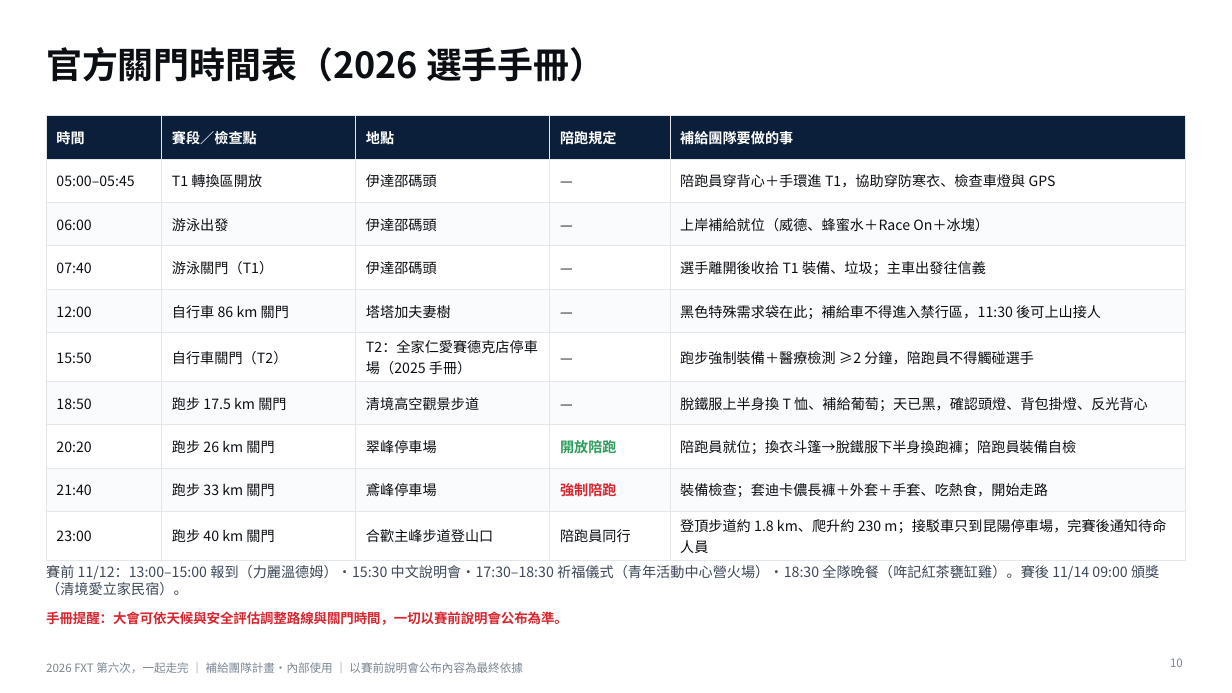
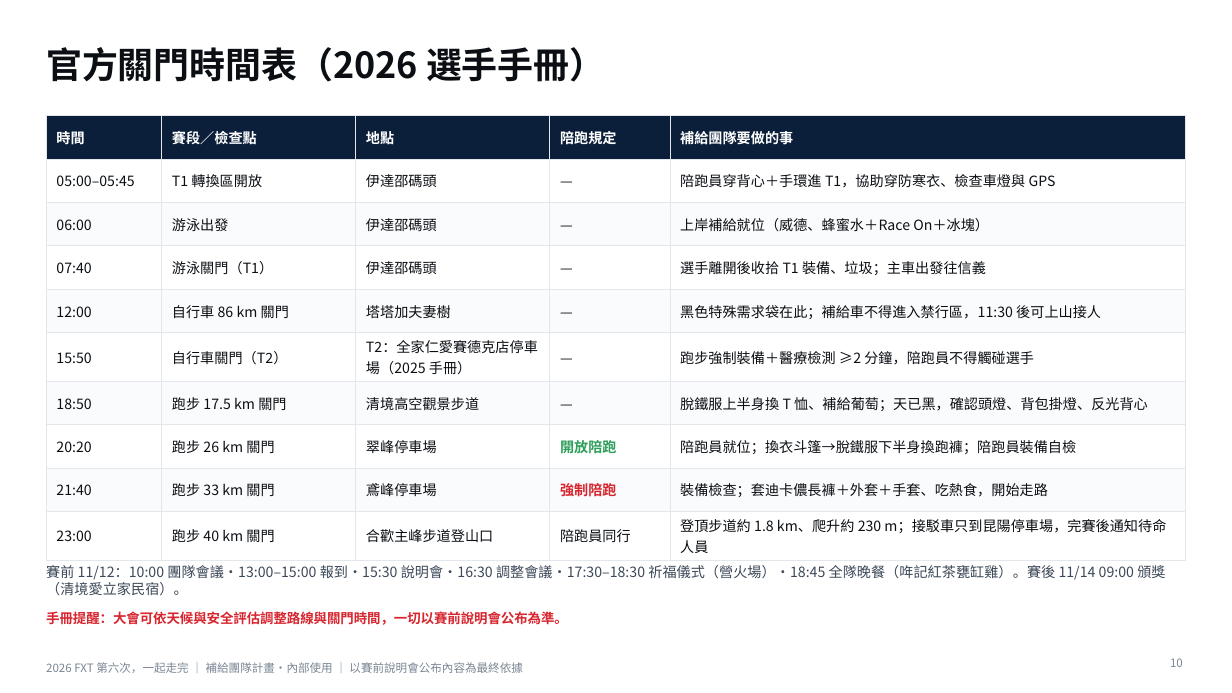
Before and after one commit to powermovebboy-sys/Race-site, a slide deck: slide 10 of deck/2026_FXT_第六次一起走完.pptx. Drawn at 1232x693 pixels with LibreOffice and Linux fonts; fonts in the diff are those of the drawing. Boxes give left, top, right and bottom in pixels: in the first picture for what was removed or moved away, otherwise in the second. Text is boxed around its words. In the diff, an @@ line names an element or a change of style, - is before the commit and + after.

```diff
--- a/deck/2026_FXT_第六次一起走完.pptx
+++ b/deck/2026_FXT_第六次一起走完.pptx
@@ text at (46,565,1165,595): text changed @@
-賽前 11/12：13:00–15:00 報到（力麗溫德姆）・15:30 中文說明會・17:30–18:30 祈福儀式（青年活動中心營火場）・18:30 全隊晚餐（哖記紅茶甕缸雞）。賽後 11/14 09:00 頒獎（清境愛立家民宿）。
+賽前 11/12：10:00 團隊會議・13:00–15:00 報到・15:30 說明會・16:30 調整會議・17:30–18:30 祈福儀式（營火場）・18:45 全隊晚餐（哖記紅茶甕缸雞）。賽後 11/14 09:00 頒獎（清境愛立家民宿）。
```
Also in this commit, not shown: 2 other slides changed, 3 other files.
